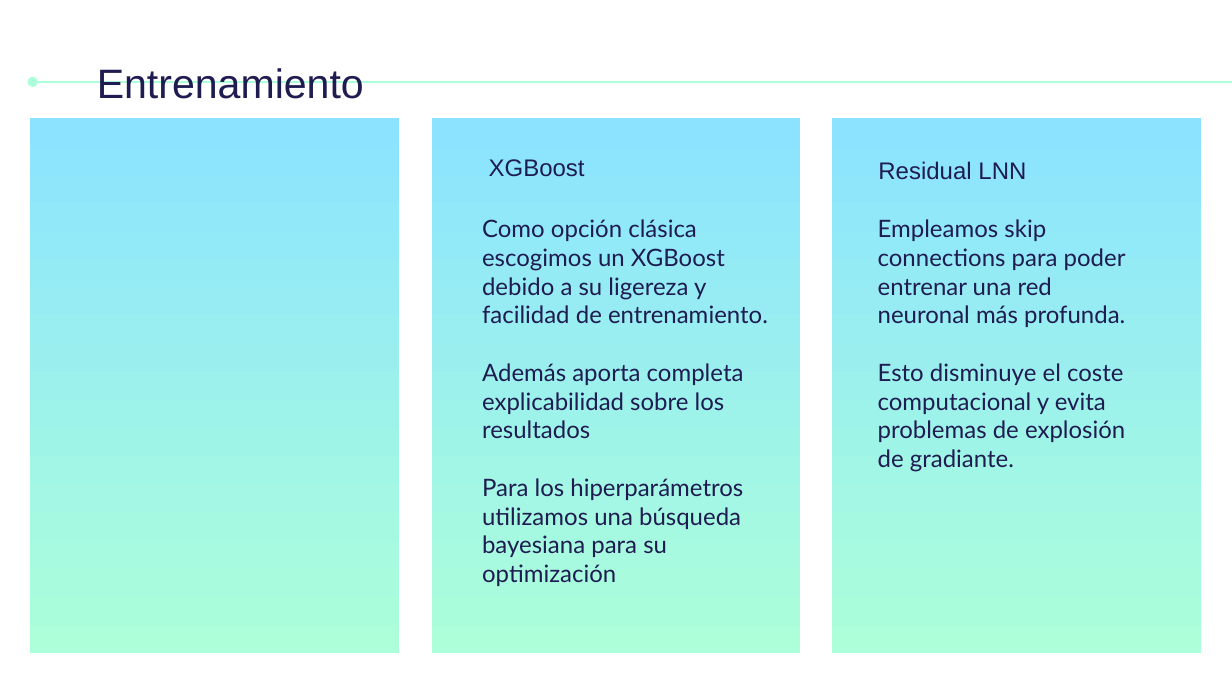
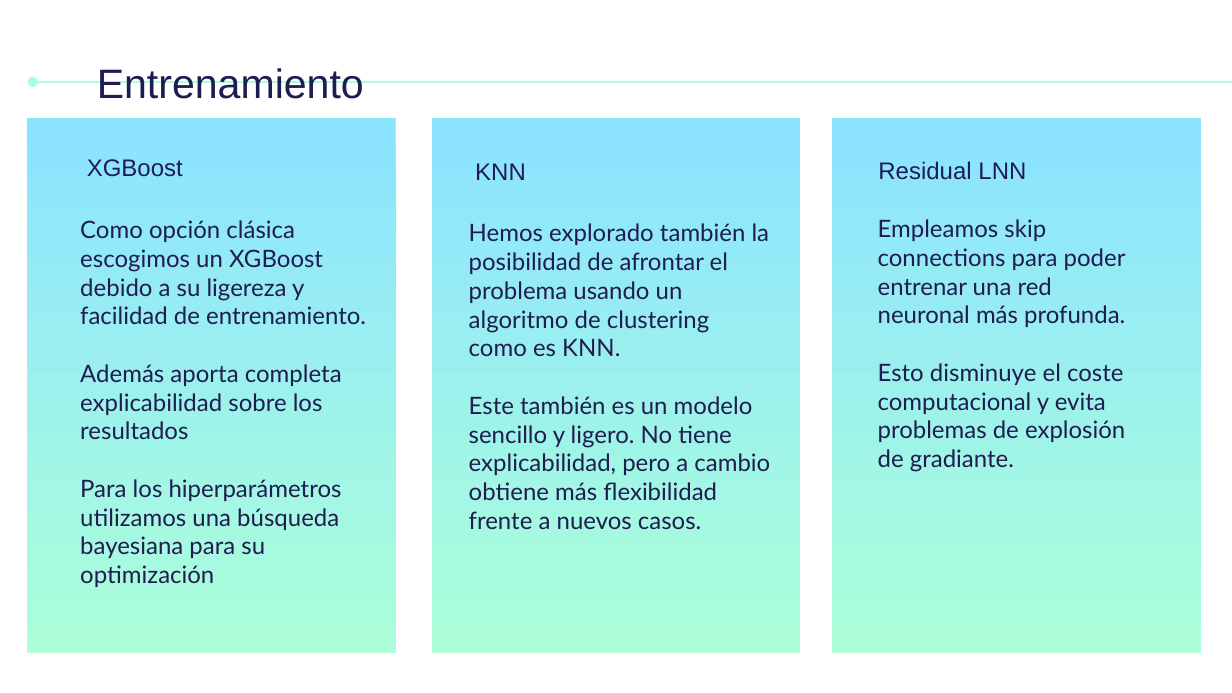
Before and after one commit to AnxoCasal/DDoS-Model-Prediction, a slide deck: slide 10 of Documentación/Presentacion de proyecto.pptx. Drawn at 1232x693 pixels with LibreOffice and Linux fonts; fonts in the diff are those of the drawing. Boxes give left, top, right and bottom in pixels: in the first picture for what was removed or moved away, otherwise in the second. Text is boxed around its words. In the diff, an @@ line names an element or a change of style, - is before the commit and + after.

```diff
--- a/Documentación/Presentacion de proyecto.pptx
+++ b/Documentación/Presentacion de proyecto.pptx
@@ title "XGBoost" moved from (x1=489, y1=159, x2=585, y2=177) to (x1=87, y1=159, x2=183, y2=177) @@
@@ text added at (x1=475, y1=163, x2=526, y2=180), 14 pt, text #1F1C51 @@
+KNN
@@ text "Como opción clásica escogimos un ..." moved from (x1=482, y1=219, x2=768, y2=586) to (x1=80, y1=220, x2=366, y2=587) @@
@@ text added at (x1=469, y1=223, x2=770, y2=529), 14 pt, text #1F1C51 @@
+Hemos explorado también la posibilidad de afrontar el problema usando un algoritmo de clustering como es KNN.
+Este también es un modelo sencillo y ligero. No tiene explicabilidad, pero a cambio obtiene más flexibilidad frente a nuevos casos.
```
Also in this commit, not shown: 1 other slide changed, 1 slide added, 4 other files.
